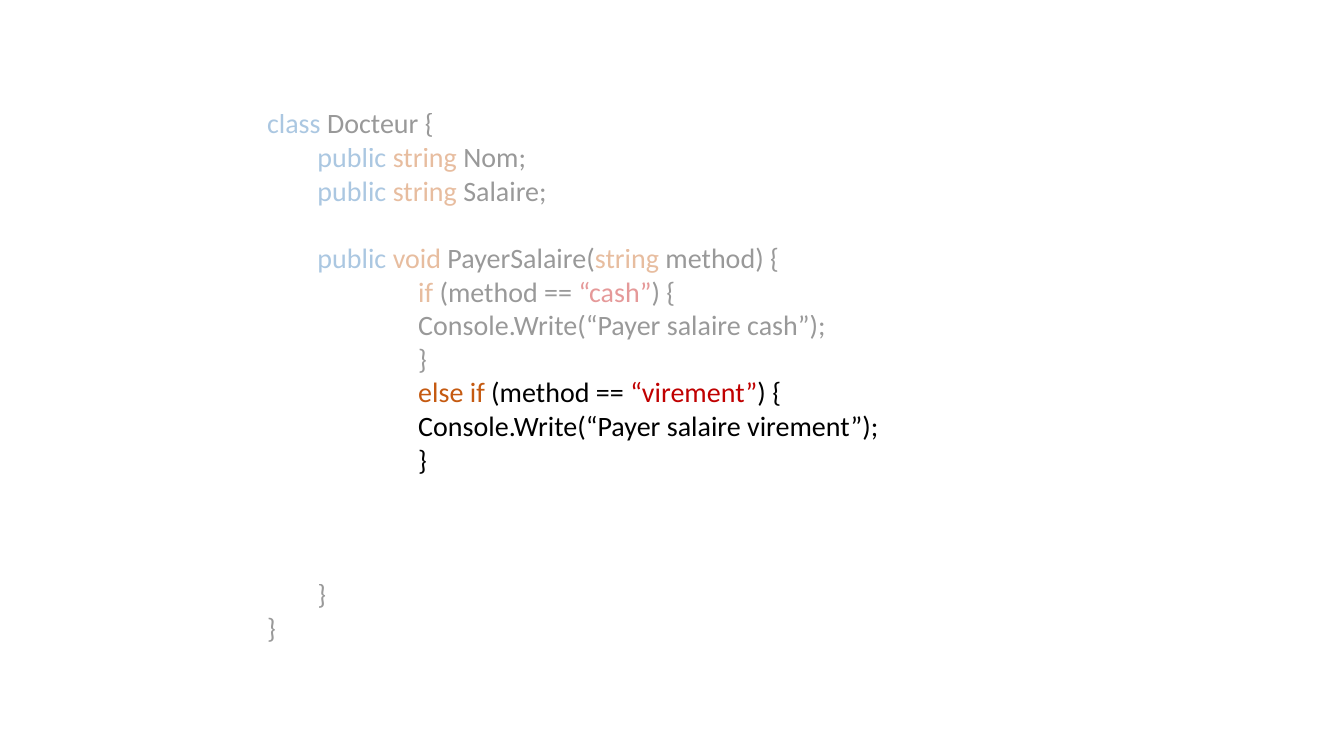
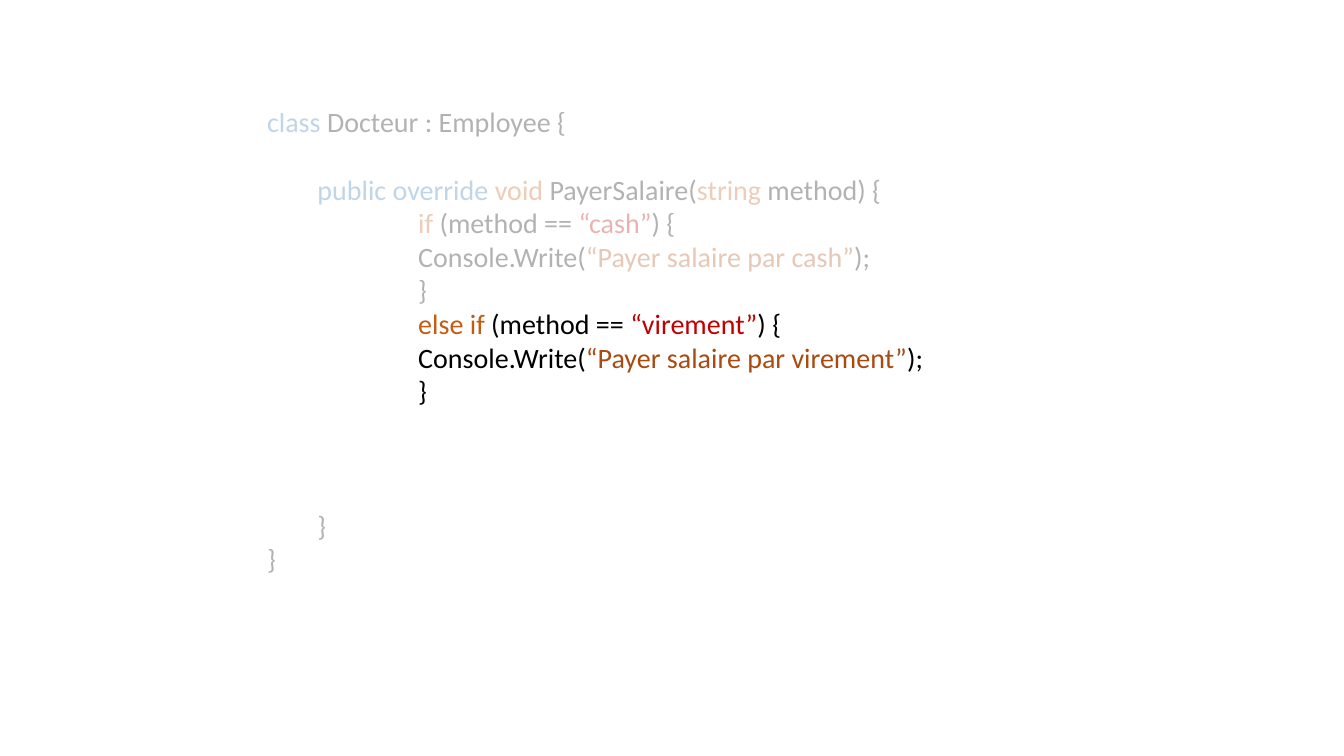
Before and after one commit to yassine-klilich/design-patterns, a slide deck: slide 20 of Presentation/Presentation DP.pptx (slide 18 before the commit). Drawn at 1344x756 pixels with LibreOffice and Linux fonts; fonts in the diff are those of the drawing. Boxes give left, top, right and bottom in pixels: in the first picture for what was removed or moved away, otherwise in the second. Text is boxed around its words. In the diff, an @@ line names an element or a change of style, - is before the commit and + after.

```diff
--- a/Presentation/Presentation DP.pptx
+++ b/Presentation/Presentation DP.pptx
@@ text at [267,113,865,205]: text changed; text colour #000000 at 40% opacity to #000000 at 30% opacity @@
-class Docteur {
-  public string Nom;
-  public string Salaire;
-  public void PayerSalaire(string method) {
+class Docteur : Employee {
+  public override void PayerSalaire(string method) {
@@ text at [418,213,660,237]: text colour #C55A11 at 40% opacity to #C55A11 at 30% opacity in "if"; text colour #000000 at 40% opacity to #000000 at 30% opacity in "(method == “cash”) {", "}", "}", "}"; text colour #C00000 at 40% opacity to #C00000 at 30% opacity in "“cash”)" @@
@@ text at [418,247,871,271]: text changed; text colour #000000 at 40% opacity to #A94A0F at 30% opacity @@
-      Console.Write(“Payer salaire cash”);
+      Console.Write(“Payer salaire par cash”);
@@ text at [418,347,924,373]: text changed; text colour #000000 to #A94A0F @@
-      Console.Write(“Payer salaire virement”);
+      Console.Write(“Payer salaire par virement”);
```
Also in this commit, not shown: 10 other slides changed, 25 slides added, 1 slide removed.
